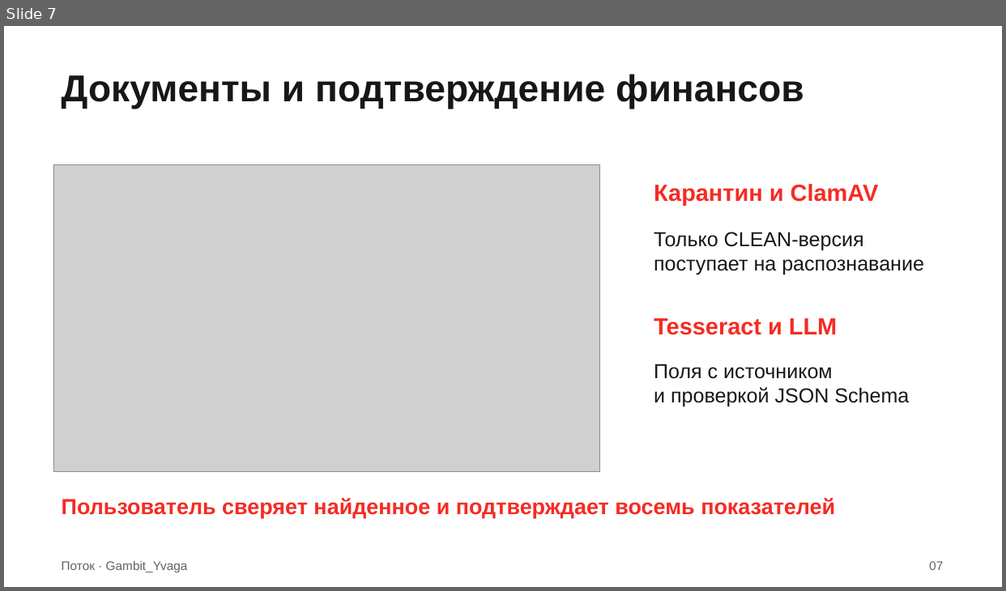
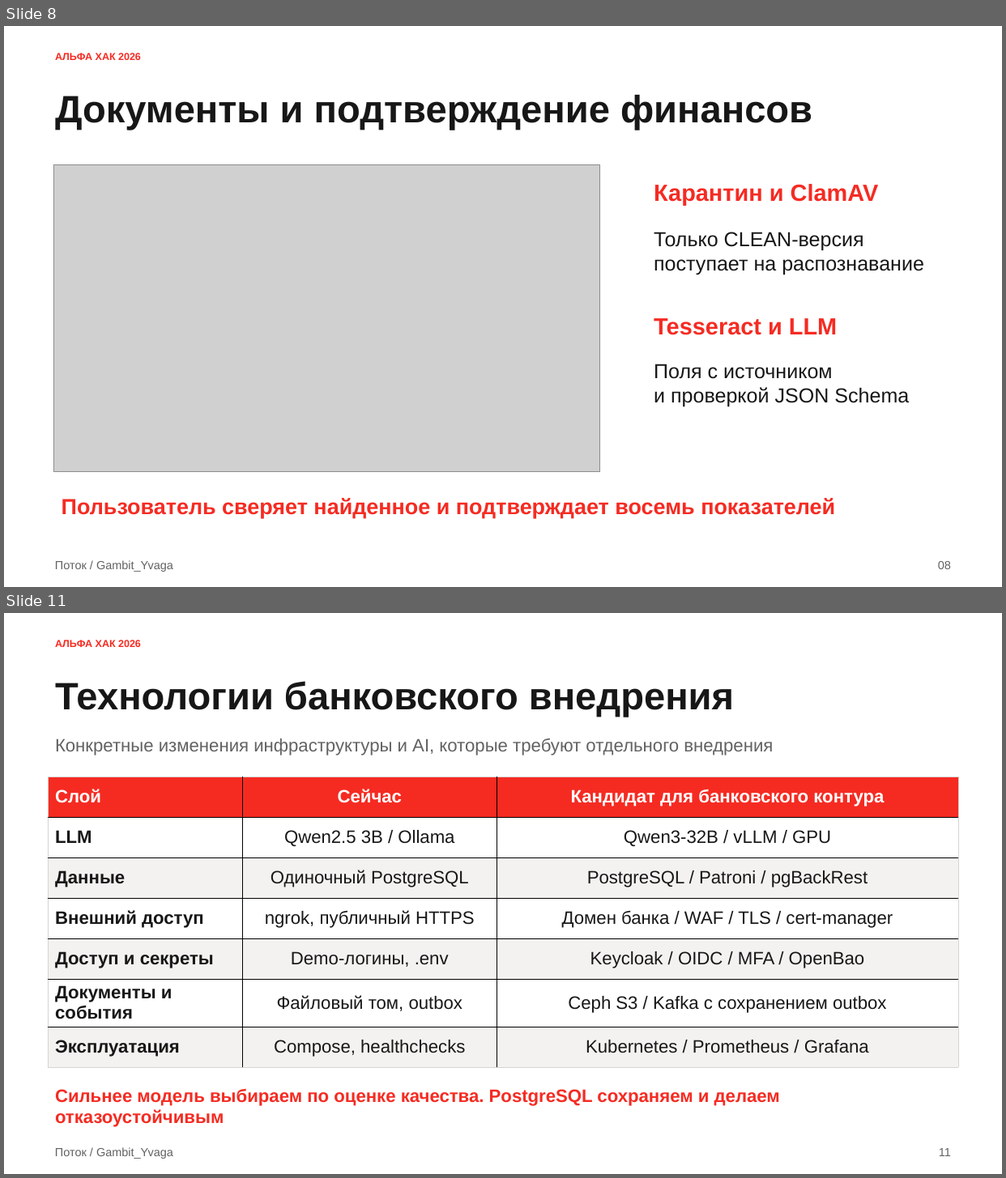
Before and after one commit to Tonitrus1/ALFA-HACK-2026, a slide deck: docs/jury/presentation/potok-gambit-yvaga.pptx. Shown one above the other, each under a label of ours: slide 7 before the commit, slides 8 and 11 after it; the slides between them are not shown. The pictures are 1006x591 and 1006x1178 pixels, drawn with LibreOffice and Linux fonts; fonts in the diff are those of the drawing; grey boxes stand for pictures. Boxes give left, top, right and bottom in pixels: in the first picture for what was removed or moved away, otherwise in the second. Text is boxed around its words. In the diff, an @@ line names an element or a change of style, - is before the commit and + after.

```diff
--- a/docs/jury/presentation/potok-gambit-yvaga.pptx
+++ b/docs/jury/presentation/potok-gambit-yvaga.pptx
@@ slide 11 added at (4,613,1002,1174), background #FFFFFF @@
@@ text added at (55,640,141,647), 9.8 pt, text #F52B22, bold @@
+АЛЬФА ХАК 2026
@@ text added at (55,681,734,717), 36.8 pt, text #171717, bold @@
+Технологии банковского внедрения
@@ text added at (55,739,773,756), 17.2 pt, text #626262 @@
+Конкретные изменения инфраструктуры и AI, которые требуют отдельного внедрения
@@ table added at (48,777,958,1061), 7 rows, 3 columns @@
+Слой | Сейчас | Кандидат для банковского контура
+LLM | Qwen2.5 3B / Ollama | Qwen3-32B / vLLM / GPU
+Данные | Одиночный PostgreSQL | PostgreSQL / Patroni / pgBackRest
+Внешний доступ | ngrok, публичный HTTPS | Домен банка / WAF / TLS / cert-manager
+Доступ и секреты | Demo-логины, .env | Keycloak / OIDC / MFA / OpenBao
+Документы и события | Файловый том, outbox | Ceph S3 / Kafka с сохранением outbox
+Эксплуатация | Compose, healthchecks | Kubernetes / Prometheus / Grafana
@@ text added at (55,1089,780,1127), 17.2 pt, text #F52B22, bold @@
+Сильнее модель выбираем по оценке качества. PostgreSQL сохраняем и делаем отказоустойчивым
@@ text added at (55,1148,173,1159), 11.2 pt, text #626262 @@
+Поток / Gambit_Yvaga
@@ text added at (939,1148,951,1157), 11.2 pt, text #626262 @@
+11
@@ what was slide 7 is now slide 8 @@
@@ slide 8 changed as well @@
@@ text added at (55,53,141,60), 9.8 pt, text #F52B22, bold @@
+АЛЬФА ХАК 2026
@@ text "Документы и подтверждение финансов": place and size @@
-text "Документы и подтверждение финансов" at (62,74,804,109)
+text "Документы и подтверждение финансов" at (55,95,812,130)
@@ text "Документы и подтверждение финансов" at (55,95,812,130): size 36 to 36.8 pt @@
@@ text at (55,561,173,572): text changed; size 12 to 11.2 pt @@
-Поток · Gambit_Yvaga
+Поток / Gambit_Yvaga
@@ text removed at (929,561,943,570) @@
-07
@@ text added at (938,561,951,570), 11.2 pt, text #626262 @@
+08
```
Also in this commit, not shown: 7 other slides changed, 3 other slides added, 4 slides removed, 25 other files.
